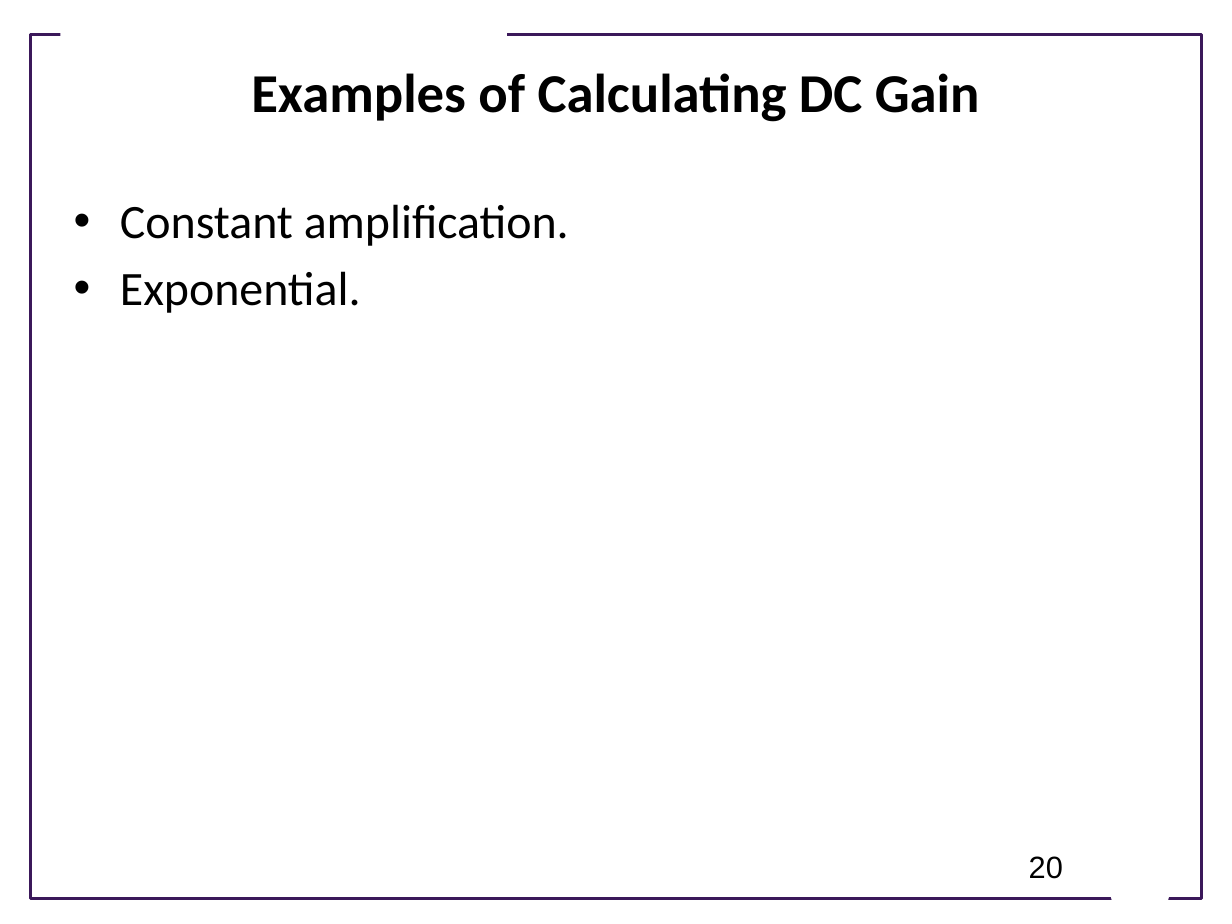
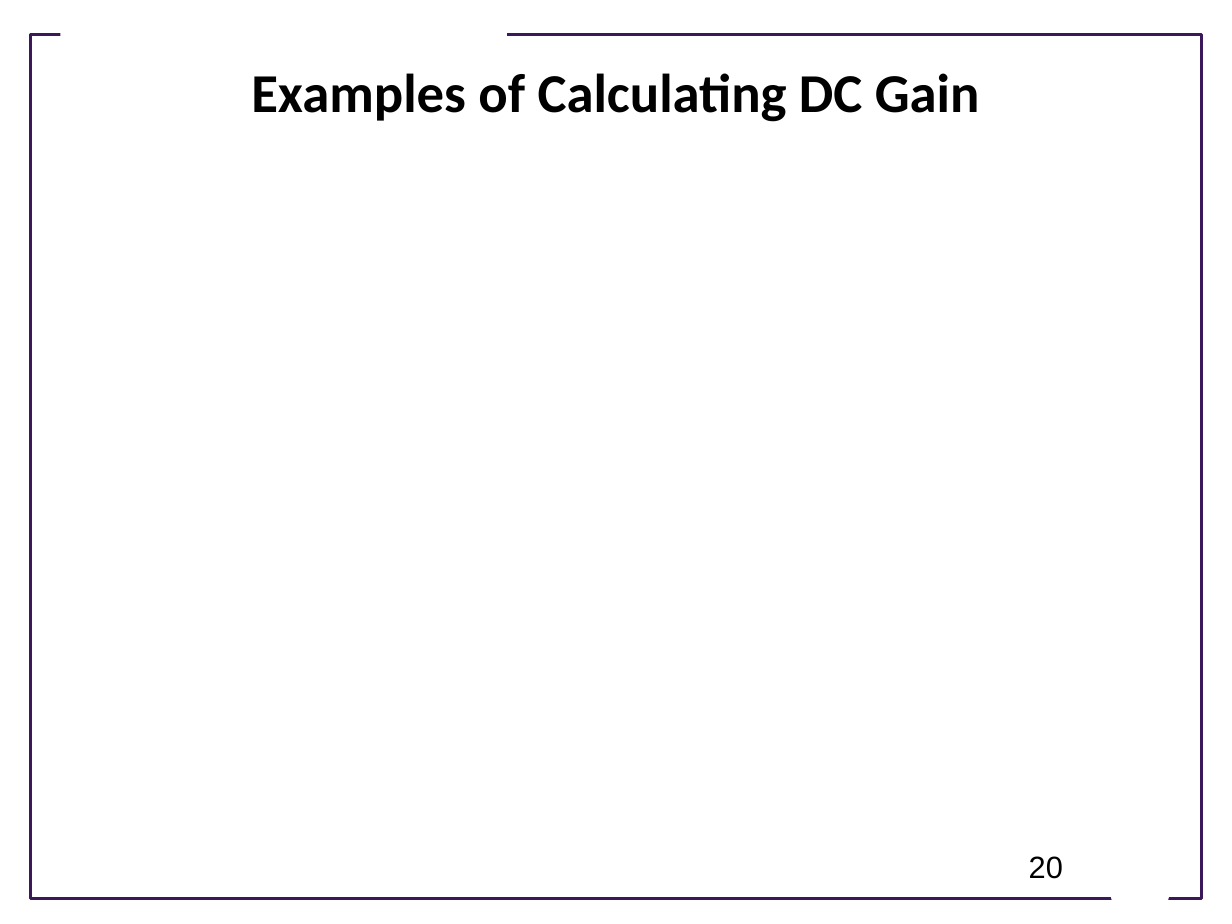
Before and after one commit to joseph-hellerstein/advanced-controls-lectures, a slide deck: slide 20 of classes/winter_2023/lectures/lecture_09-linear_time_invariant_systems/linear_time_invariant_systems.pptx. Drawn at 1232x924 pixels with LibreOffice and Linux fonts; fonts in the diff are those of the drawing; grey boxes stand for pictures; background and template pictures are left out. Boxes give left, top, right and bottom in pixels: in the first picture for what was removed or moved away, otherwise in the second. Text is boxed around its words. In the diff, an @@ line names an element or a change of style, - is before the commit and + after.

```diff
--- a/classes/winter_2023/lectures/lecture_09-linear_time_invariant_systems/linear_time_invariant_systems.pptx
+++ b/classes/winter_2023/lectures/lecture_09-linear_time_invariant_systems/linear_time_invariant_systems.pptx
@@ text removed at <box>120,204,569,313</box> @@
-• Constant amplification.
-• Exponential.
```
Also in this commit, not shown: 4 other slides changed.
